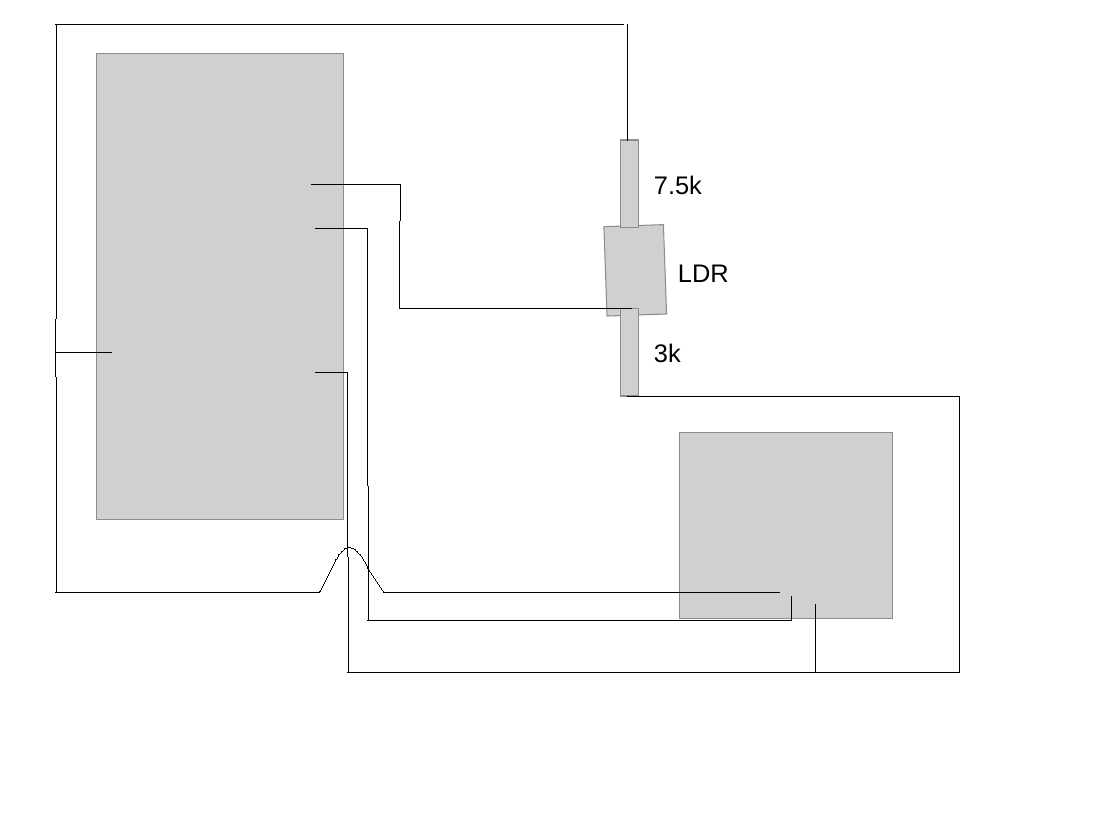
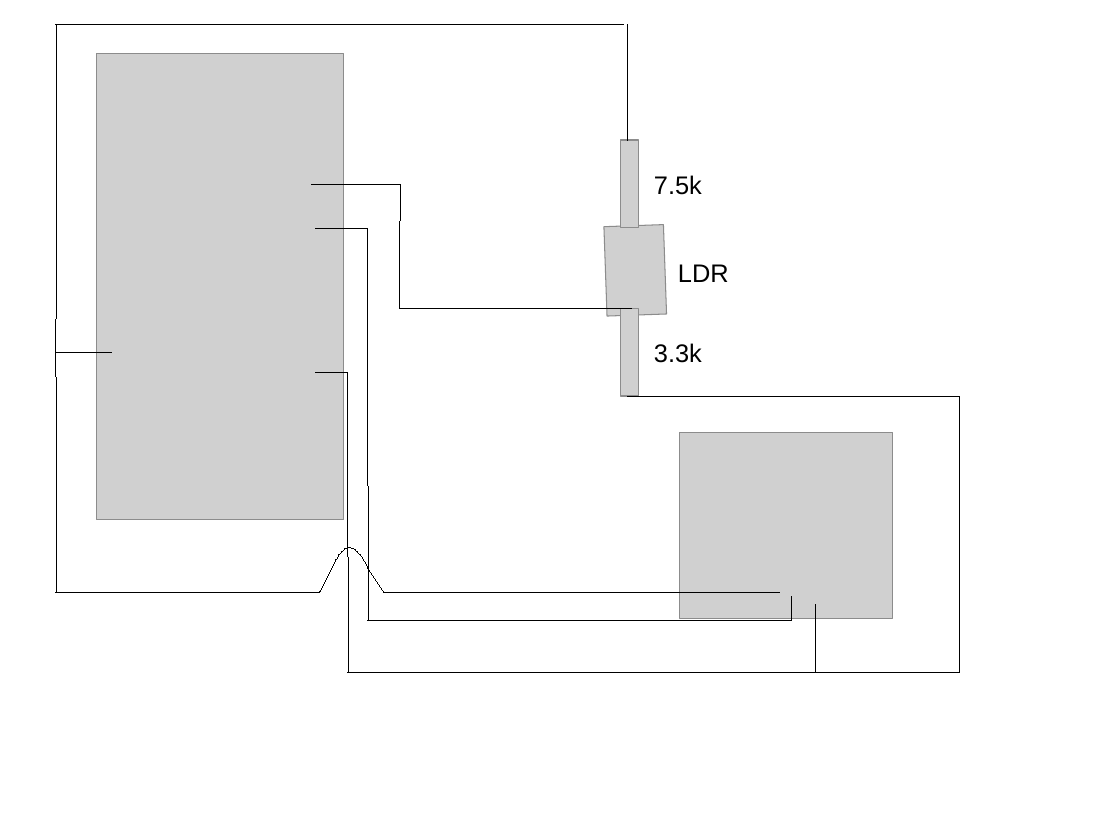
Before and after one commit to vinoroy/homeBakedPi, a slide deck: slide 1 of docs/documents/envNodeSchematic.odp. Drawn at 1120x840 pixels with LibreOffice and Linux fonts; fonts in the diff are those of the drawing; grey boxes stand for pictures. Boxes give left, top, right and bottom in pixels: in the first picture for what was removed or moved away, otherwise in the second. Text is boxed around its words. In the diff, an @@ line names an element or a change of style, - is before the commit and + after.

```diff
--- a/docs/documents/envNodeSchematic.odp
+++ b/docs/documents/envNodeSchematic.odp
@@ text at bbox=[654, 343, 702, 363]: text changed @@
-3k
+3.3k
```
Also in this commit, not shown: 26 other files.
